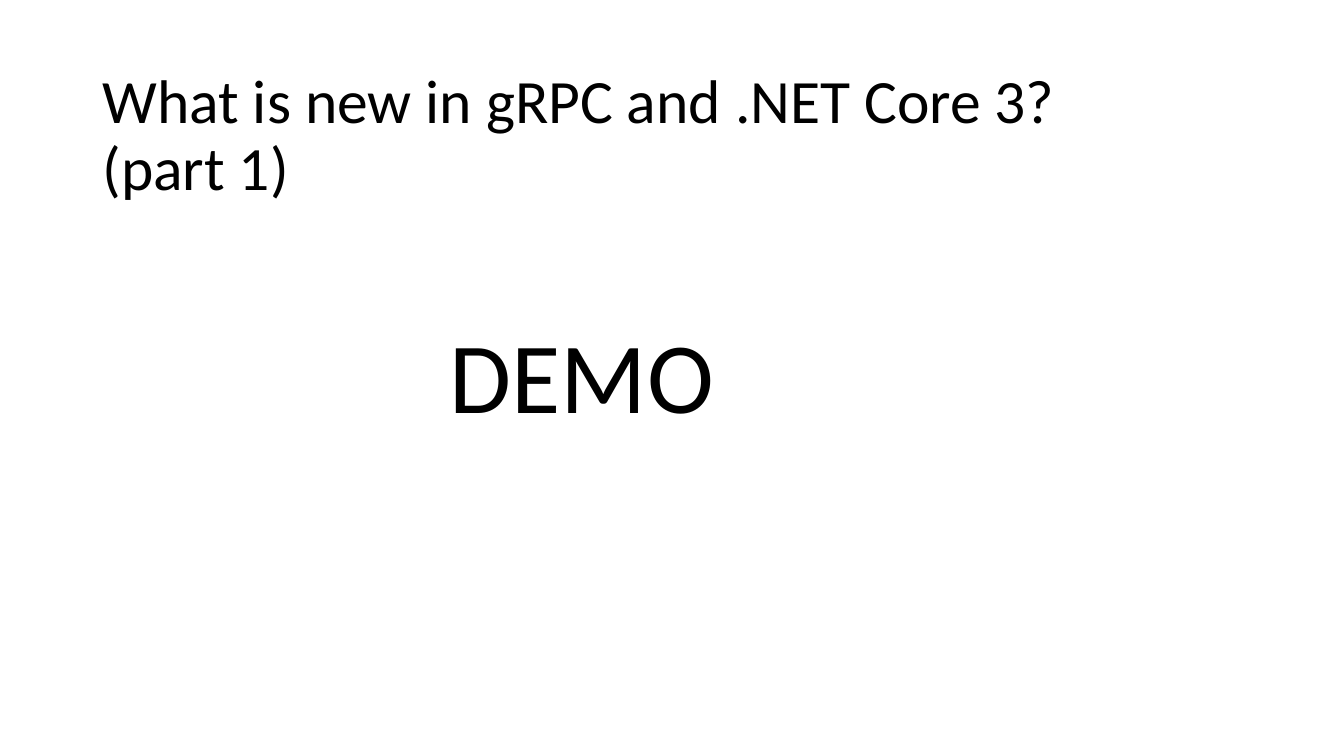
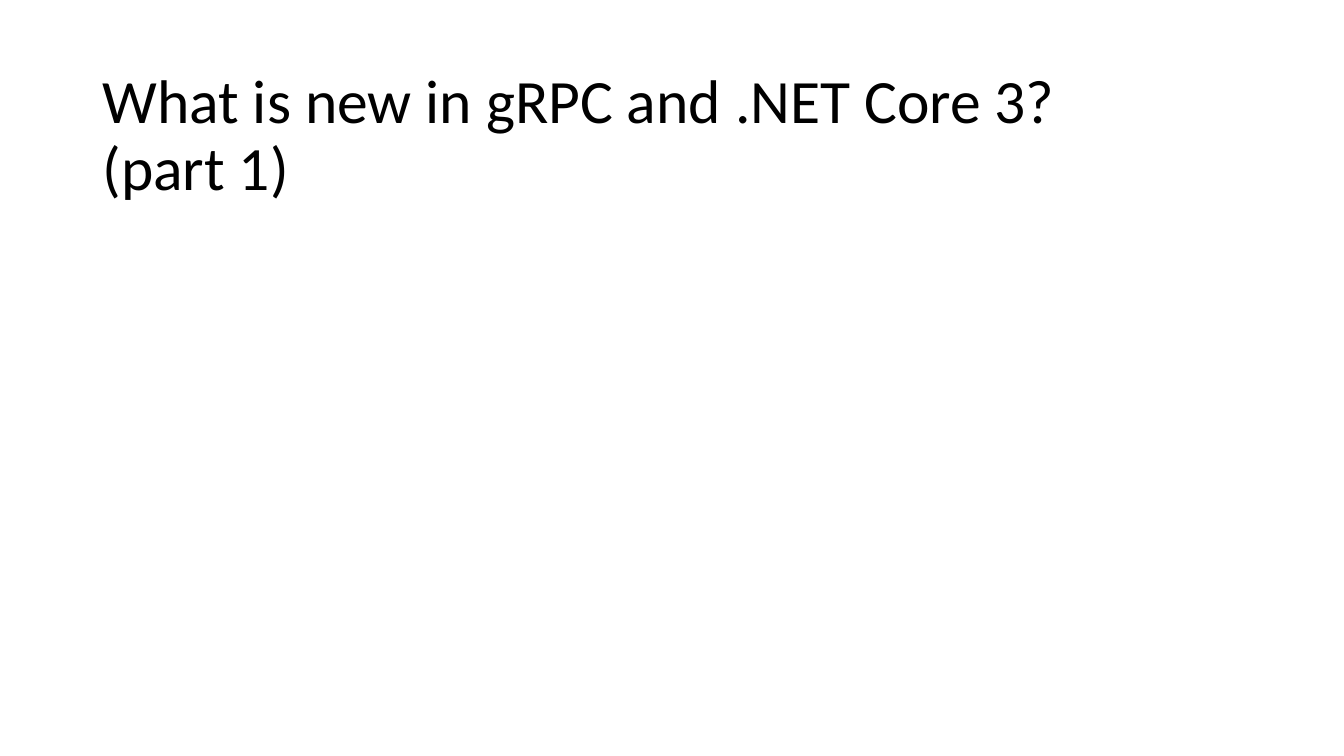
Before and after one commit to protobuf-net/protobuf-net.Grpc, a slide deck: slide 19 of docs/talks/gRPC nologo.pptx (slide 15 before the commit). Drawn at 1344x756 pixels with LibreOffice and Linux fonts; fonts in the diff are those of the drawing. Boxes give left, top, right and bottom in pixels: in the first picture for what was removed or moved away, otherwise in the second. Text is boxed around its words. In the diff, an @@ line names an element or a change of style, - is before the commit and + after.

```diff
--- a/docs/talks/gRPC nologo.pptx
+++ b/docs/talks/gRPC nologo.pptx
@@ text removed at [450,347,714,414] @@
-DEMO
```
Also in this commit, not shown: 2 other slides changed, 11 slides added.
